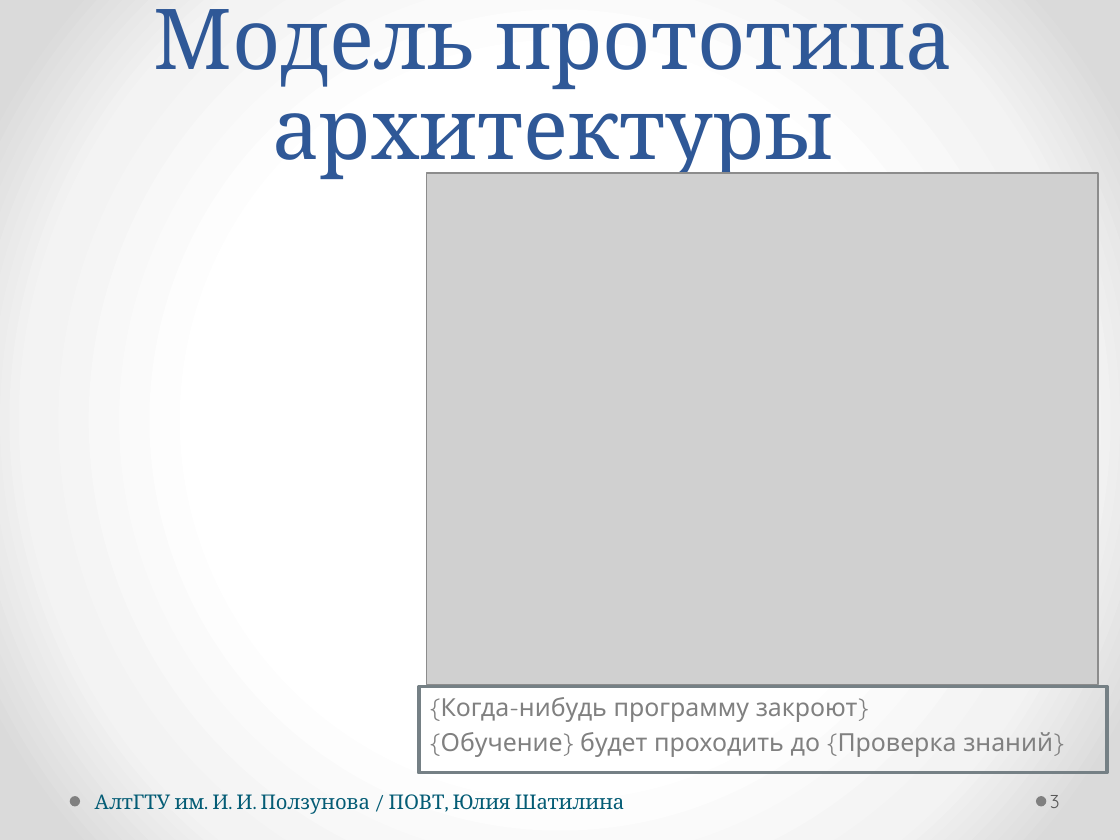
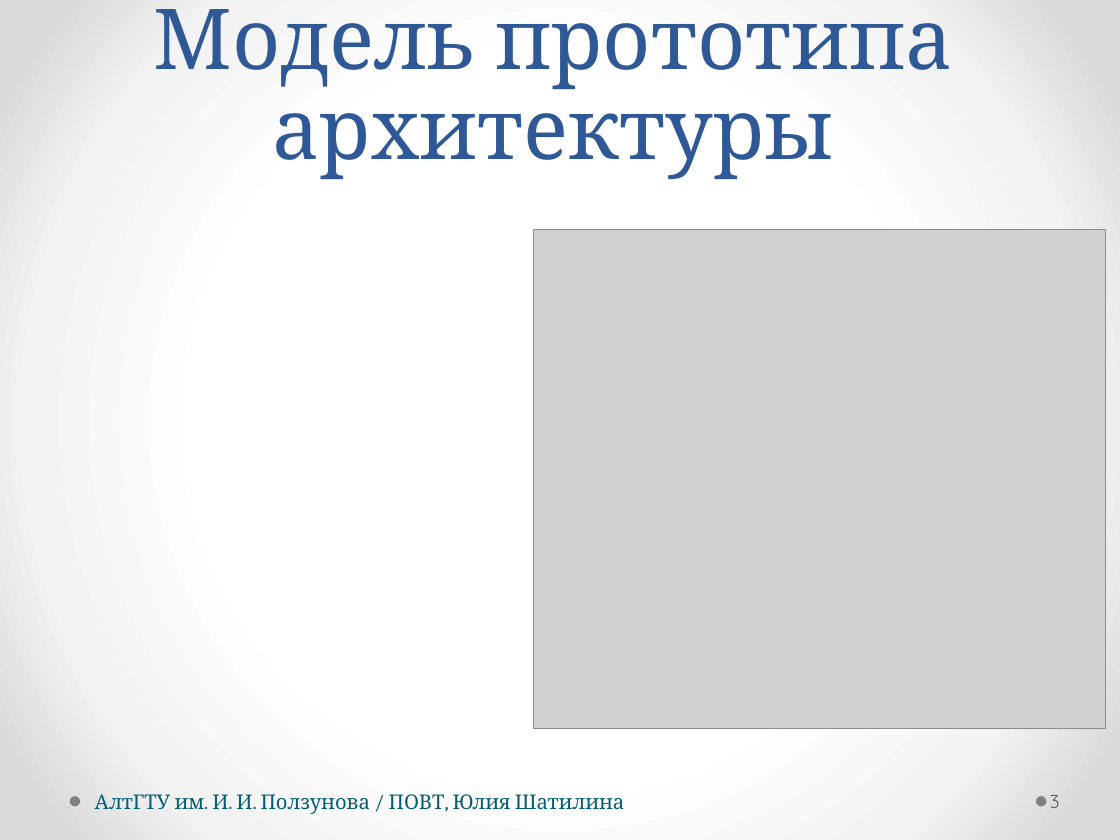
Before and after one commit to hisohito/proto-doc, a slide deck: slide 3 of shatilina.pptx. Drawn at 1120x840 pixels with LibreOffice and Linux fonts; fonts in the diff are those of the drawing; grey boxes stand for pictures. Boxes give left, top, right and bottom in pixels: in the first picture for what was removed or moved away, otherwise in the second. Text is boxed around its words. In the diff, an @@ line names an element or a change of style, - is before the commit and + after.

```diff
--- a/shatilina.pptx
+++ b/shatilina.pptx
@@ picture: place and size @@
-picture at <box>427,174,1098,685</box>
+picture at <box>533,230,1105,729</box>
@@ rectangle removed at <box>419,687,1107,773</box> @@
-{Когда-нибудь программу закроют}
-{Обучение} будет проходить до {Проверка знаний}
```
Also in this commit, not shown: 5 other slides changed, 2 slides removed, 2 other files.
